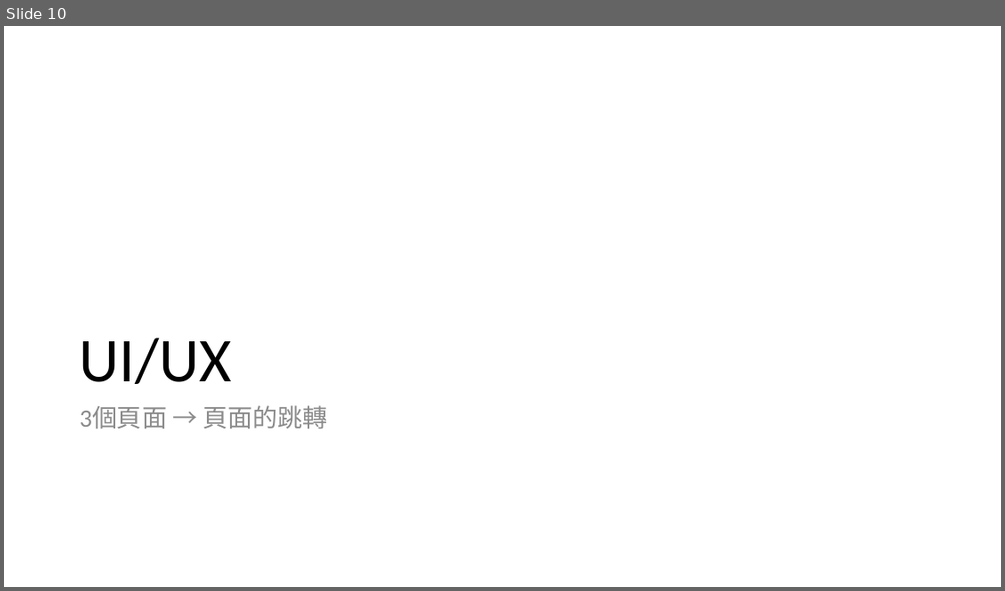
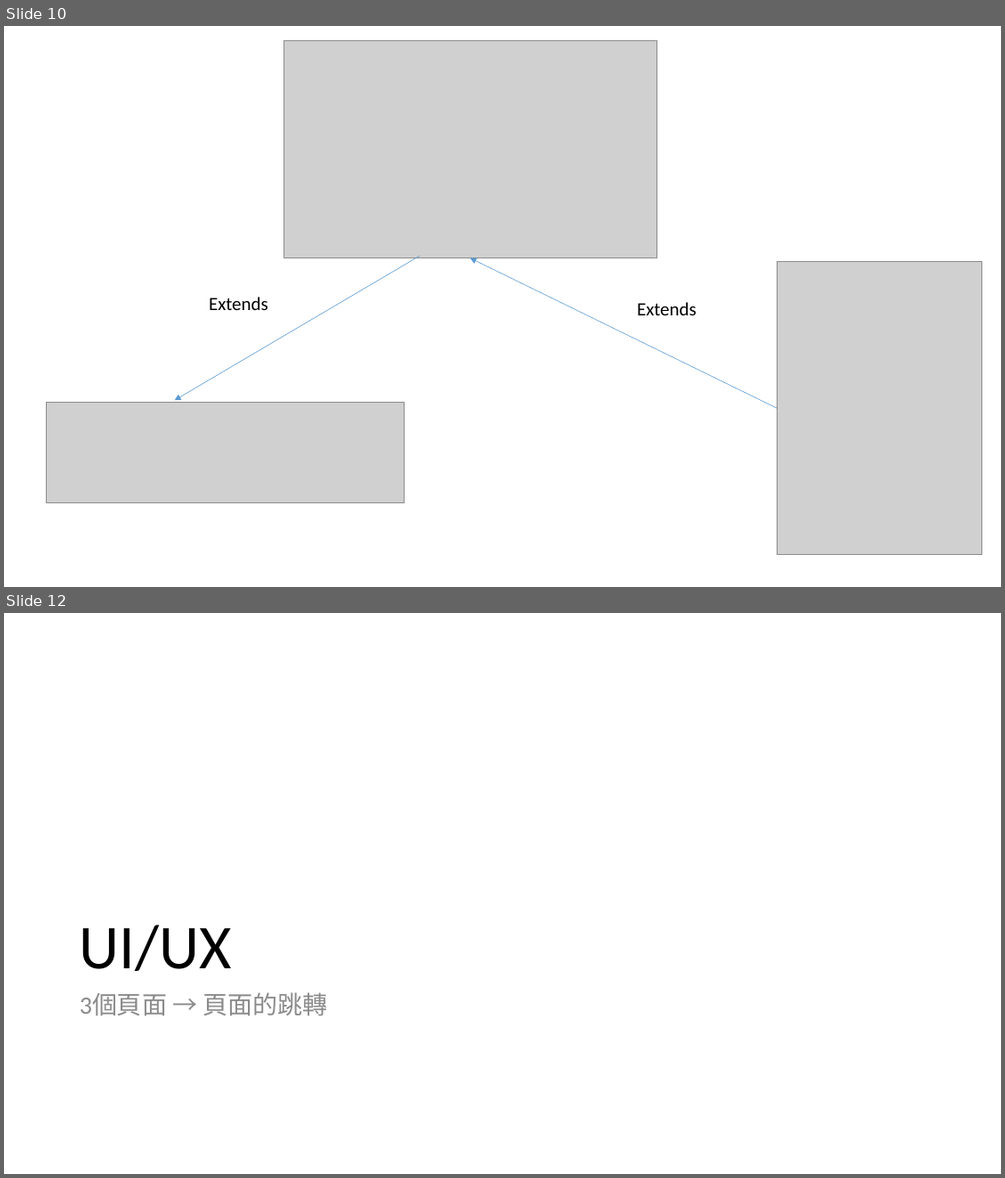
Before and after one commit to huyuhua33/draw10AtStart, a slide deck: reff/PPT.pptx. Shown one above the other, each under a label of ours: slide 10 before the commit, slides 10 and 12 after it; the slides between them are not shown. The pictures are 1005x591 and 1005x1178 pixels, drawn with LibreOffice and Linux fonts; fonts in the diff are those of the drawing; grey boxes stand for pictures. Boxes give left, top, right and bottom in pixels: in the first picture for what was removed or moved away, otherwise in the second. Text is boxed around its words. In the diff, an @@ line names an element or a change of style, - is before the commit and + after.

```diff
--- a/reff/PPT.pptx
+++ b/reff/PPT.pptx
@@ slide 10 added at [4,26,1001,587], background #FFFFFF @@
@@ picture added at [283,41,657,258] @@
@@ arrow added from (420, 256) to (175, 400), #5B9BD5 0.5 pt @@
@@ arrow added from (777, 408) to (469, 257), #5B9BD5 0.5 pt @@
@@ picture added at [777,261,981,555] @@
@@ text added at [209,297,268,310], 18 pt, text #000000 @@
+Extends
@@ text added at [637,302,696,315], 18 pt, text #000000 @@
+Extends
@@ picture added at [47,402,404,502] @@
@@ what was slide 10 is now slide 12 @@
```
Also in this commit, not shown: 3 other slides added, 1 slide removed, 12 other files.
